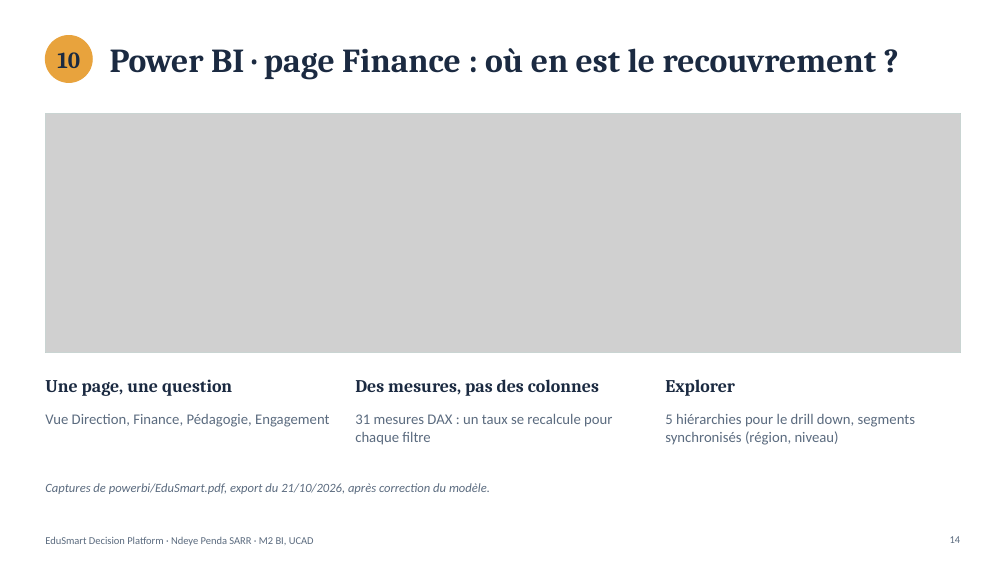
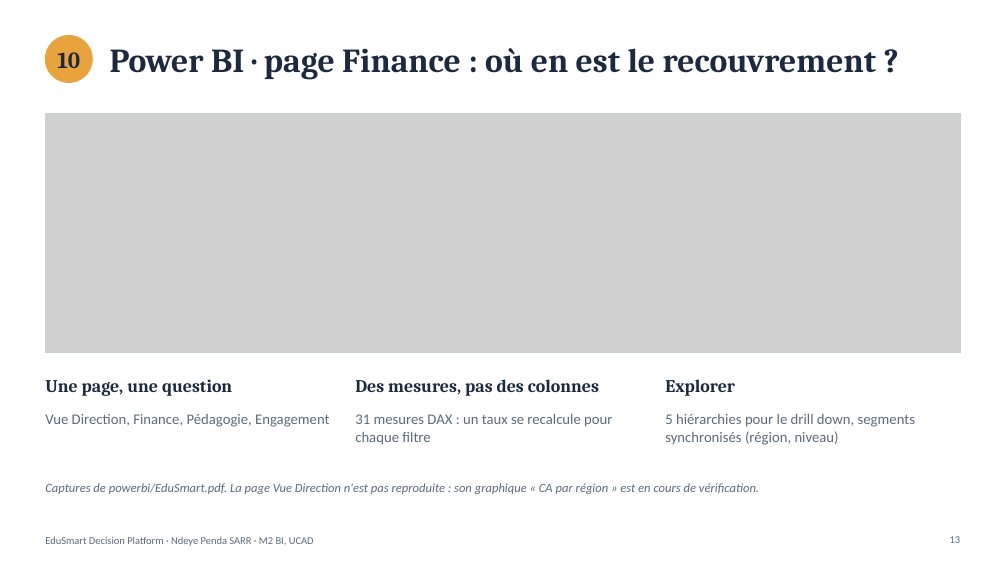
Before and after one commit to NdeyePendaSarr/edusmart-decision-platform, a slide deck: slide 13 of presentation/EduSmart_presentation.pptx (slide 14 before the commit). Drawn at 1008x567 pixels with LibreOffice and Linux fonts; fonts in the diff are those of the drawing; grey boxes stand for pictures. Boxes give left, top, right and bottom in pixels: in the first picture for what was removed or moved away, otherwise in the second. Text is boxed around its words. In the diff, an @@ line names an element or a change of style, - is before the commit and + after.

```diff
--- a/presentation/EduSmart_presentation.pptx
+++ b/presentation/EduSmart_presentation.pptx
@@ text at bbox=[45, 483, 759, 494]: text changed @@
-Captures de powerbi/EduSmart.pdf, export du 21/10/2026, après correction du modèle.
+Captures de powerbi/EduSmart.pdf. La page Vue Direction n'est pas reproduite : son graphique « CA par région » est en cours de vérification.
```
Also in this commit, not shown: 4 other slides changed, 1 slide removed.
